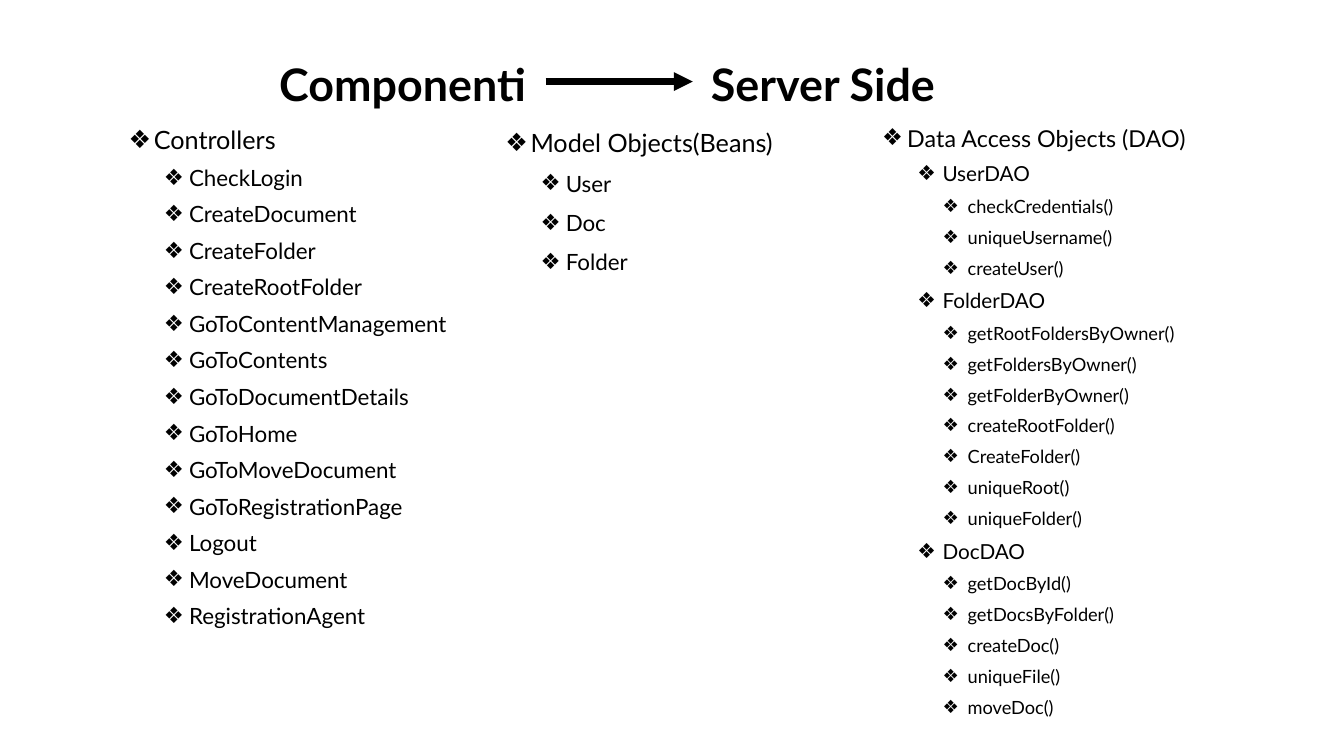
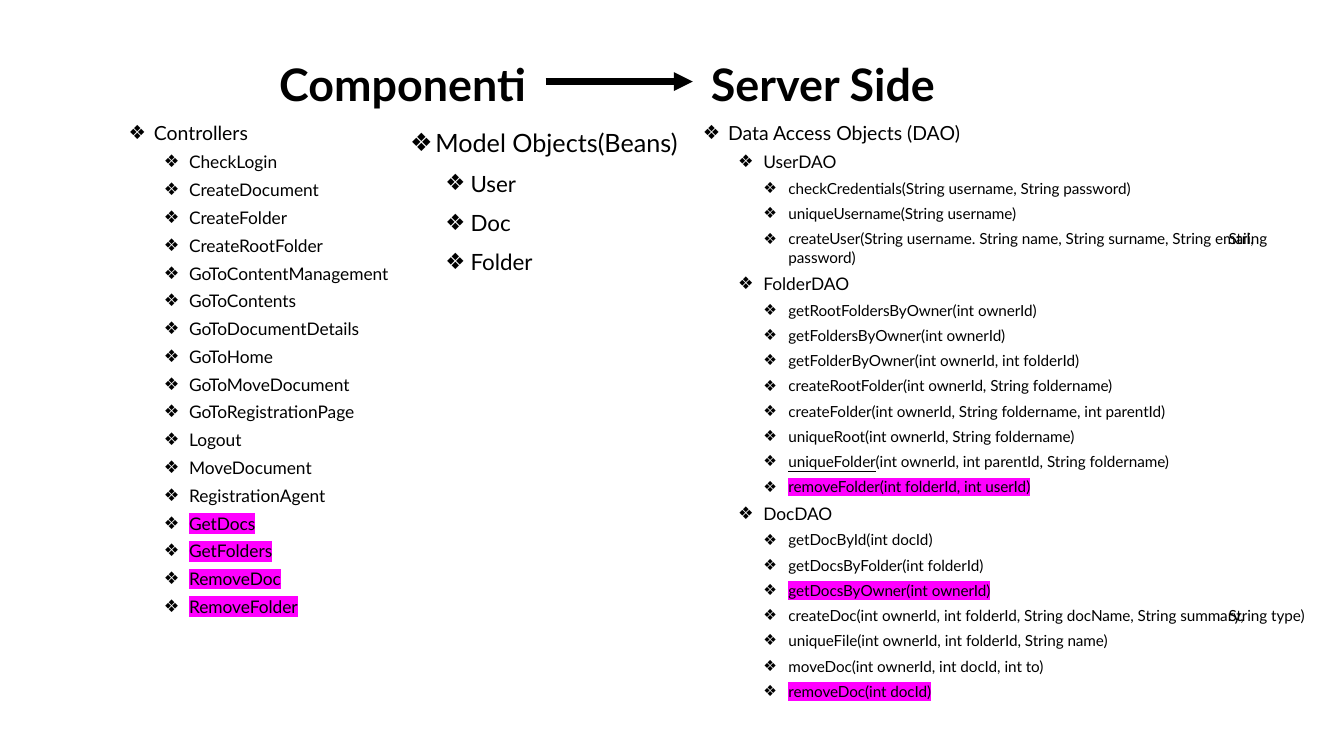
Before and after one commit to MattiaBelfiore/Tiw, a slide deck: slide 8 of Documentazione.pptx (slide 6 before the commit). Drawn at 1344x756 pixels with LibreOffice and Linux fonts; fonts in the diff are those of the drawing. Boxes give left, top, right and bottom in pixels: in the first picture for what was removed or moved away, otherwise in the second. Text is boxed around its words. In the diff, an @@ line names an element or a change of style, - is before the commit and + after.

Commit message:
documentation update

```diff
--- a/Documentazione.pptx
+++ b/Documentazione.pptx
@@ text "Model Objects(Beans)": place and size @@
-text "Model Objects(Beans)" at <box>531,132,773,270</box>
+text "Model Objects(Beans)" at <box>435,132,677,270</box>
@@ text "Data Access Objects (DAO)": place and size @@
-text "Data Access Objects (DAO)" at <box>907,129,1185,717</box>
+text "Data Access Objects (DAO)" at <box>728,125,1304,699</box>
@@ text at <box>154,125,388,505</box>: size 18 to 13.9 pt in "Controllers"; size 16 to 12.4 pt in "CheckLogin", "CreateDocument", "CreateFolder", "CreateRootFolder" and 9 more places; line spacing 1.1 to 1 @@
@@ text at <box>728,125,960,520</box>: size 16.6 to 13.9 pt in "Data Access Objects (DAO)"; size 14.8 to 12.4 pt in "UserDAO", "FolderDAO", "DocDAO"; line spacing 1.1 to 1 @@
@@ text at <box>788,182,1268,266</box>: text changed; size 12.9 to 10.8 pt @@
-    ❖ checkCredentials()
-    ❖ uniqueUsername()
-    ❖ createUser()
+    ❖ checkCredentials(String username, String password)
+    ❖ uniqueUsername(String username)
+    ❖ createUser(String username. String name, String surname, String email, String password)
@@ text at <box>788,304,1169,494</box>: text changed; size 12.9 to 10.8 pt @@
-    ❖ getRootFoldersByOwner()
-    ❖ getFoldersByOwner()
-    ❖ getFolderByOwner()
-    ❖ createRootFolder()
-    ❖ CreateFolder()
-    ❖ uniqueRoot()
-    ❖ uniqueFolder()
+    ❖ getRootFoldersByOwner(int ownerId)
+    ❖ getFoldersByOwner(int ownerId)
+    ❖ getFolderByOwner(int ownerId, int folderId)
+    ❖ createRootFolder(int ownerId, String foldername)
+    ❖ createFolder(int ownerId, String foldername, int parentId)
+    ❖ uniqueRoot(int ownerId, String foldername)
+    ❖ uniqueFolder(int ownerId, int parentId, String foldername)
+    ❖ removeFolder(int folderId, int userId)
@@ text at <box>189,517,298,613</box>: paragraphs added @@
+  ❖ GetDocs
+  ❖ GetFolders
+  ❖ RemoveDoc
+  ❖ RemoveFolder
@@ text at <box>788,533,1304,699</box>: text changed; size 12.9 to 10.8 pt @@
-    ❖ getDocById()
-    ❖ getDocsByFolder()
-    ❖ createDoc()
-    ❖ uniqueFile()
-    ❖ moveDoc()
+    ❖ getDocById(int docId)
+    ❖ getDocsByFolder(int folderId)
+    ❖ getDocsByOwner(int ownerId)
+    ❖ createDoc(int ownerId, int folderId, String docName, String summary, String type)
+    ❖ uniqueFile(int ownerId, int folderId, String name)
+    ❖ moveDoc(int ownerId, int docId, int to)
+    ❖ removeDoc(int docId)
```
Also in this commit, not shown: 1 other slide changed, 8 slides added, 1 slide removed, 4 other files.
